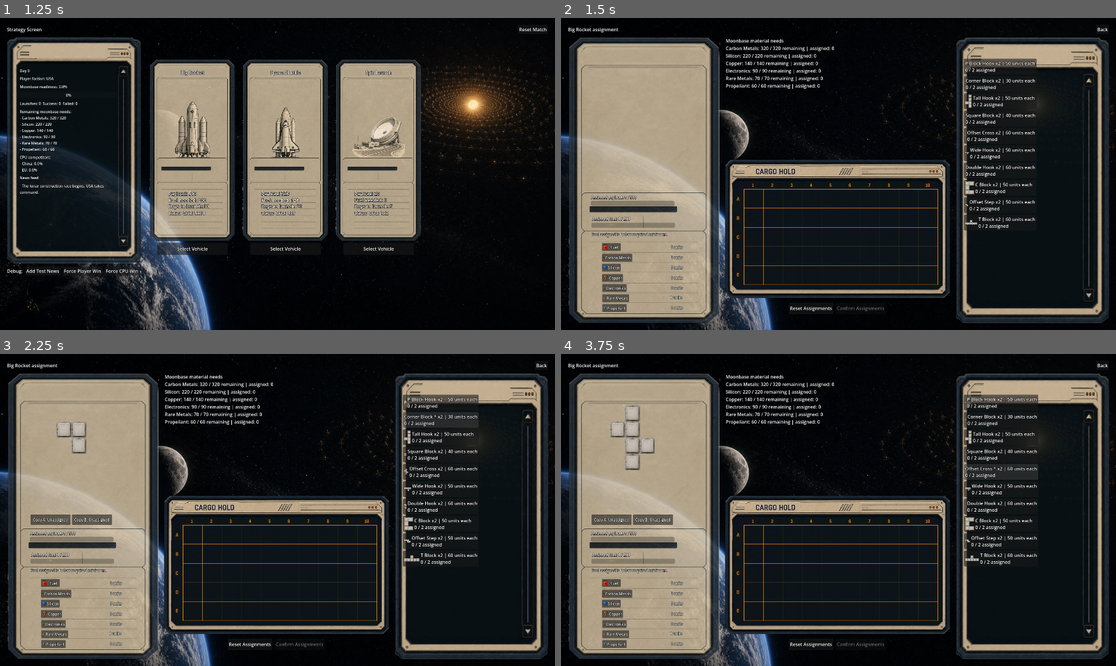
Above: before the commit, frames 1-4 (two rows, left to right).
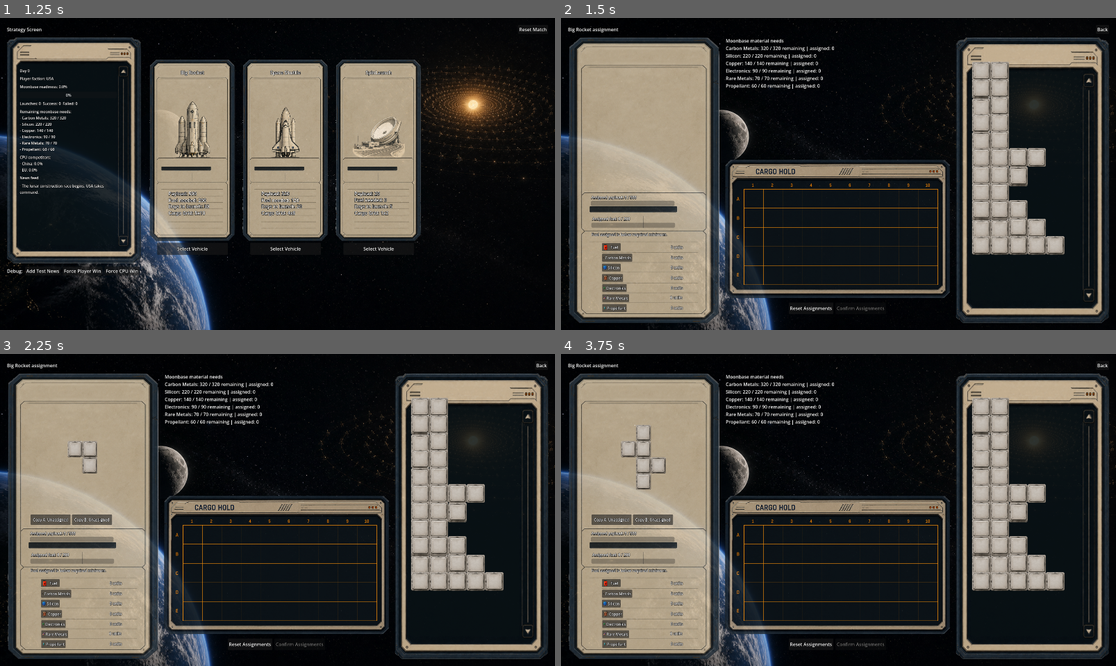
Above: after the commit, the same moments.

Repository: Geopardi00/ProjectDysonSwarm
Game: Godot game, scene res://scenes/main/Main.tscn
Same seed, same stepped clock (60 frames per second), same inputs: the game is played once before the commit and once after it.
Inputs (mouse positions are in pixels of both pictures, inside the frame that each line leads up to):
- Up to frame 1 (1.25 s): click "Start Match" at 0.5 s
- Up to frame 2 (1.5 s): click "Select Vehicle" at 1.25 s
- Up to frame 3 (2.25 s): click (427, 425) at 2.02 s
- Up to frame 4 (3.75 s): click (988, 432) at 2.77 s; click (988, 469) at 3.52 s

Frame 1 is identical in both runs. In frame 2, 8.4% of the frame differs, in the area x 29-91%, y 12-90%; in frame 3, 9.1%; in frame 4, 9.6%, in the area x 8-91%, y 12-90%.

Commit message:
Checkpoint cargo piece slot layout

Diff:
--- a/scenes/ui/CargoHoldPanel.tscn
+++ b/scenes/ui/CargoHoldPanel.tscn
@@ -15,6 +15,7 @@
 
 [node name="PanelArt" type="TextureRect" parent="." unique_id=1338356700]
 unique_name_in_owner = true
+modulate = Color(1, 1, 1, 0.85)
 layout_mode = 1
 anchors_preset = 15
 anchor_right = 1.0
--- a/scenes/ui/CargoLoadingScreen.gd
+++ b/scenes/ui/CargoLoadingScreen.gd
@@ -36,7 +36,7 @@
 var fuel_bar: ProgressBar
 var assignment_panel: HBoxContainer
 var packing_panel: HBoxContainer
-var piece_list: VBoxContainer
+var piece_list: Control
 var material_buttons: Control
 var material_amount_labels: Dictionary = {}
 var confirm_button: Button
@@ -180,21 +180,35 @@
 
 
 func _rebuild_assignment_piece_buttons() -> void:
-	for child in piece_list.get_children():
-		child.queue_free()
 	piece_buttons.clear()
 
-	for group: Dictionary in _get_assignment_piece_groups():
+	var groups := _get_assignment_piece_groups()
+	var slot_buttons := _get_piece_slot_buttons()
+	for index in range(slot_buttons.size()):
+		var button := slot_buttons[index]
+		if index >= groups.size():
+			button.visible = false
+			button.disabled = true
+			button.text = ""
+			button.icon = null
+			if button.has_meta("shape_id"):
+				button.remove_meta("shape_id")
+			continue
+		var group: Dictionary = groups[index]
 		var piece: CargoPiece = group["pieces"][0]
-		var button := Button.new()
-		button.alignment = HORIZONTAL_ALIGNMENT_LEFT
+		button.visible = true
+		button.disabled = false
+		button.text = ""
+		button.tooltip_text = piece.display_name
 		button.icon = UiAssetsScript.get_cargo_piece_texture(piece.shape_id)
-		button.expand_icon = true
-		button.add_theme_constant_override("icon_max_width", 96)
-		button.text = _format_assignment_group_button_text(group)
-		button.pressed.connect(_on_assignment_group_pressed.bind(piece.shape_id))
+		button.expand_icon = false
+		button.flat = true
+		button.toggle_mode = true
+		button.set_meta("shape_id", piece.shape_id)
+		var pressed_callable := _on_piece_slot_pressed.bind(button)
+		if not button.pressed.is_connected(pressed_callable):
+			button.pressed.connect(pressed_callable)
 		piece_buttons[piece.shape_id] = button
-		piece_list.add_child(button)
 
 
 func _rebuild_packing_piece_buttons() -> void:
@@ -303,7 +317,25 @@
 		var piece: CargoPiece = group["pieces"][0]
 		var button := piece_buttons.get(piece.shape_id, null) as Button
 		if button != null:
-			button.text = _format_assignment_group_button_text(group)
+			button.text = ""
+			button.button_pressed = piece.shape_id == selected_shape_id
+
+
+func _get_piece_slot_buttons() -> Array[Button]:
+	var buttons: Array[Button] = []
+	for child in piece_list.get_children():
+		if child is Button:
+			buttons.append(child)
+	buttons.sort_custom(func(a: Button, b: Button) -> bool:
+		return a.name.naturalnocasecmp_to(b.name) < 0
+	)
+	return buttons
+
+
+func _on_piece_slot_pressed(button: Button) -> void:
+	if not button.has_meta("shape_id"):
+		return
+	_on_assignment_group_pressed(String(button.get_meta("shape_id")))
 
 
 func _rebuild_copy_buttons() -> void:
--- a/scenes/ui/CargoLoadingScreen.tscn
+++ b/scenes/ui/CargoLoadingScreen.tscn
@@ -132,10 +132,10 @@
 unique_name_in_owner = true
 custom_minimum_size = Vector2(180, 150)
 layout_mode = 0
-offset_left = 90.0
-offset_top = 25.0
-offset_right = 270.0
-offset_bottom = 175.0
+offset_left = 137.28664
+offset_top = 103.352875
+offset_right = 317.28662
+offset_bottom = 253.35287
 expand_mode = 2
 stretch_mode = 3
 
@@ -436,10 +436,100 @@
 size_flags_vertical = 3
 horizontal_scroll_mode = 0
 
-[node name="PieceList" type="VBoxContainer" parent="RootMargin/Layout/AssignmentPanel/AssignmentCargoListPanel/Margin/PieceScroll" unique_id=1200337864]
-unique_name_in_owner = true
-layout_mode = 2
-theme_override_constants/separation = 6
+[node name="PieceList" type="Control" parent="RootMargin/Layout/AssignmentPanel/AssignmentCargoListPanel/Margin/PieceScroll" unique_id=1200337864]
+unique_name_in_owner = true
+layout_mode = 2
+custom_minimum_size = Vector2(360, 640)
+
+[node name="PieceSlot01Button" type="Button" parent="RootMargin/Layout/AssignmentPanel/AssignmentCargoListPanel/Margin/PieceScroll/PieceList"]
+layout_mode = 0
+offset_left = 24.0
+offset_top = 6.0
+offset_right = 144.0
+offset_bottom = 58.0
+tooltip_text = "Cargo piece slot 1"
+flat = true
+
+[node name="PieceSlot02Button" type="Button" parent="RootMargin/Layout/AssignmentPanel/AssignmentCargoListPanel/Margin/PieceScroll/PieceList"]
+layout_mode = 0
+offset_left = 24.0
+offset_top = 66.0
+offset_right = 144.0
+offset_bottom = 118.0
+tooltip_text = "Cargo piece slot 2"
+flat = true
+
+[node name="PieceSlot03Button" type="Button" parent="RootMargin/Layout/AssignmentPanel/AssignmentCargoListPanel/Margin/PieceScroll/PieceList"]
+layout_mode = 0
+offset_left = 24.0
+offset_top = 126.0
+offset_right = 144.0
+offset_bottom = 178.0
+tooltip_text = "Cargo piece slot 3"
+flat = true
+
+[node name="PieceSlot04Button" type="Button" parent="RootMargin/Layout/AssignmentPanel/AssignmentCargoListPanel/Margin/PieceScroll/PieceList"]
+layout_mode = 0
+offset_left = 24.0
+offset_top = 186.0
+offset_right = 144.0
+offset_bottom = 238.0
+tooltip_text = "Cargo piece slot 4"
+flat = true
+
+[node name="PieceSlot05Button" type="Button" parent="RootMargin/Layout/AssignmentPanel/AssignmentCargoListPanel/Margin/PieceScroll/PieceList"]
+layout_mode = 0
+offset_left = 24.0
+offset_top = 246.0
+offset_right = 144.0
+offset_bottom = 298.0
+tooltip_text = "Cargo piece slot 5"
+flat = true
+
+[node name="PieceSlot06Button" type="Button" parent="RootMargin/Layout/AssignmentPanel/AssignmentCargoListPanel/Margin/PieceScroll/PieceList"]
+layout_mode = 0
+offset_left = 24.0
+offset_top = 306.0
+offset_right = 144.0
+offset_bottom = 358.0
+tooltip_text = "Cargo piece slot 6"
+flat = true
+
+[node name="PieceSlot07Button" type="Button" parent="RootMargin/Layout/AssignmentPanel/AssignmentCargoListPanel/Margin/PieceScroll/PieceList"]
+layout_mode = 0
+offset_left = 24.0
+offset_top = 366.0
+offset_right = 144.0
+offset_bottom = 418.0
+tooltip_text = "Cargo piece slot 7"
+flat = true
+
+[node name="PieceSlot08Button" type="Button" parent="RootMargin/Layout/AssignmentPanel/AssignmentCargoListPanel/Margin/PieceScroll/PieceList"]
+layout_mode = 0
+offset_left = 24.0
+offset_top = 426.0
+offset_right = 144.0
+offset_bottom = 478.0
+tooltip_text = "Cargo piece slot 8"
+flat = true
+
+[node name="PieceSlot09Button" type="Button" parent="RootMargin/Layout/AssignmentPanel/AssignmentCargoListPanel/Margin/PieceScroll/PieceList"]
+layout_mode = 0
+offset_left = 24.0
+offset_top = 486.0
+offset_right = 144.0
+offset_bottom = 538.0
+tooltip_text = "Cargo piece slot 9"
+flat = true
+
+[node name="PieceSlot10Button" type="Button" parent="RootMargin/Layout/AssignmentPanel/AssignmentCargoListPanel/Margin/PieceScroll/PieceList"]
+layout_mode = 0
+offset_left = 24.0
+offset_top = 546.0
+offset_right = 144.0
+offset_bottom = 598.0
+tooltip_text = "Cargo piece slot 10"
+flat = true
 
 [node name="PackingPanel" type="HBoxContainer" parent="RootMargin/Layout" unique_id=964763926]
 unique_name_in_owner = true
@@ -546,7 +636,7 @@
 
 [node name="PackingTopSpacer" type="Control" parent="RootMargin/Layout/PackingPanel/PackingCenter" unique_id=423588294]
 custom_minimum_size = Vector2(0, 179)
-layout_mode = 0
+anchors_preset = 0
 
 [node name="PackingGridLabel" type="Label" parent="RootMargin/Layout/PackingPanel/PackingCenter" unique_id=123347098]
 layout_mode = 0
Not shown, changed: state_of_game.md
